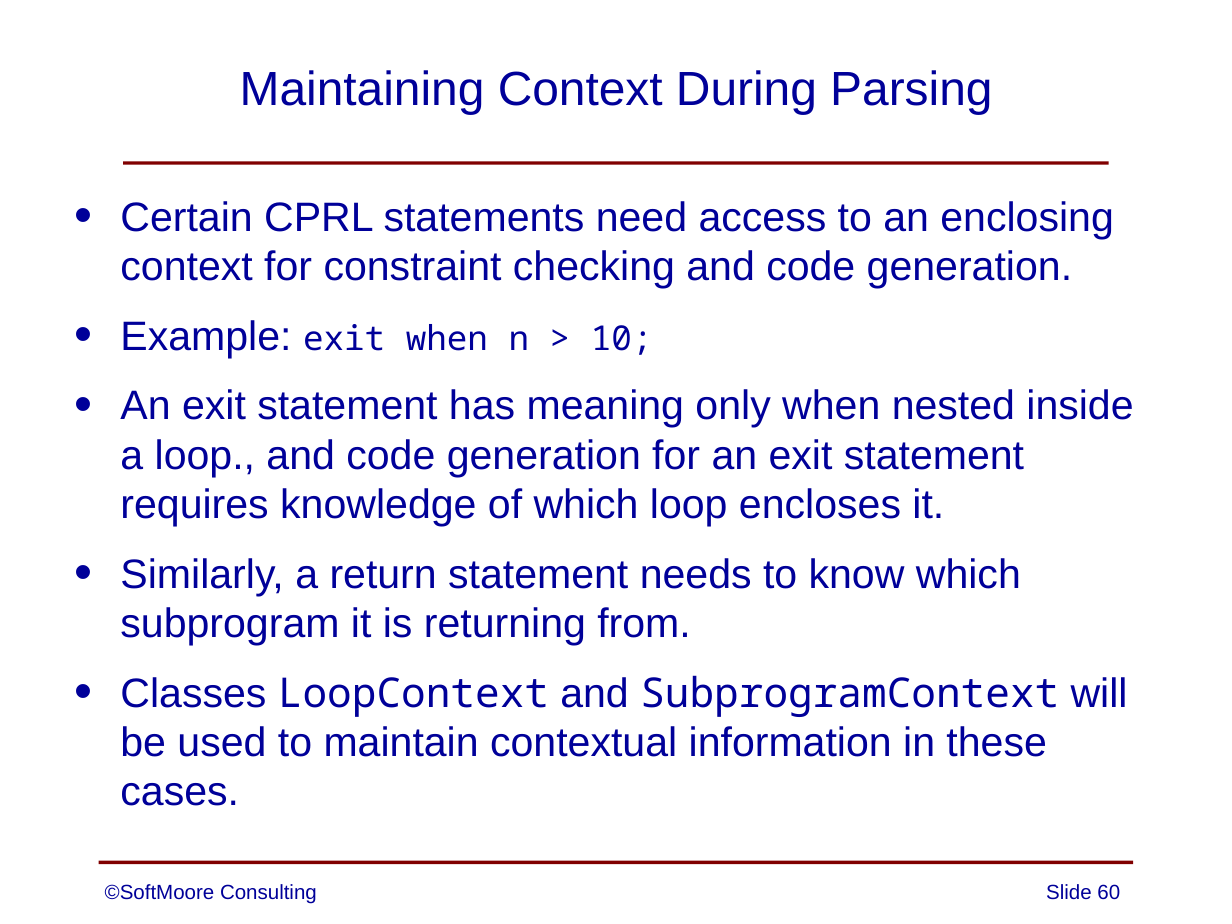
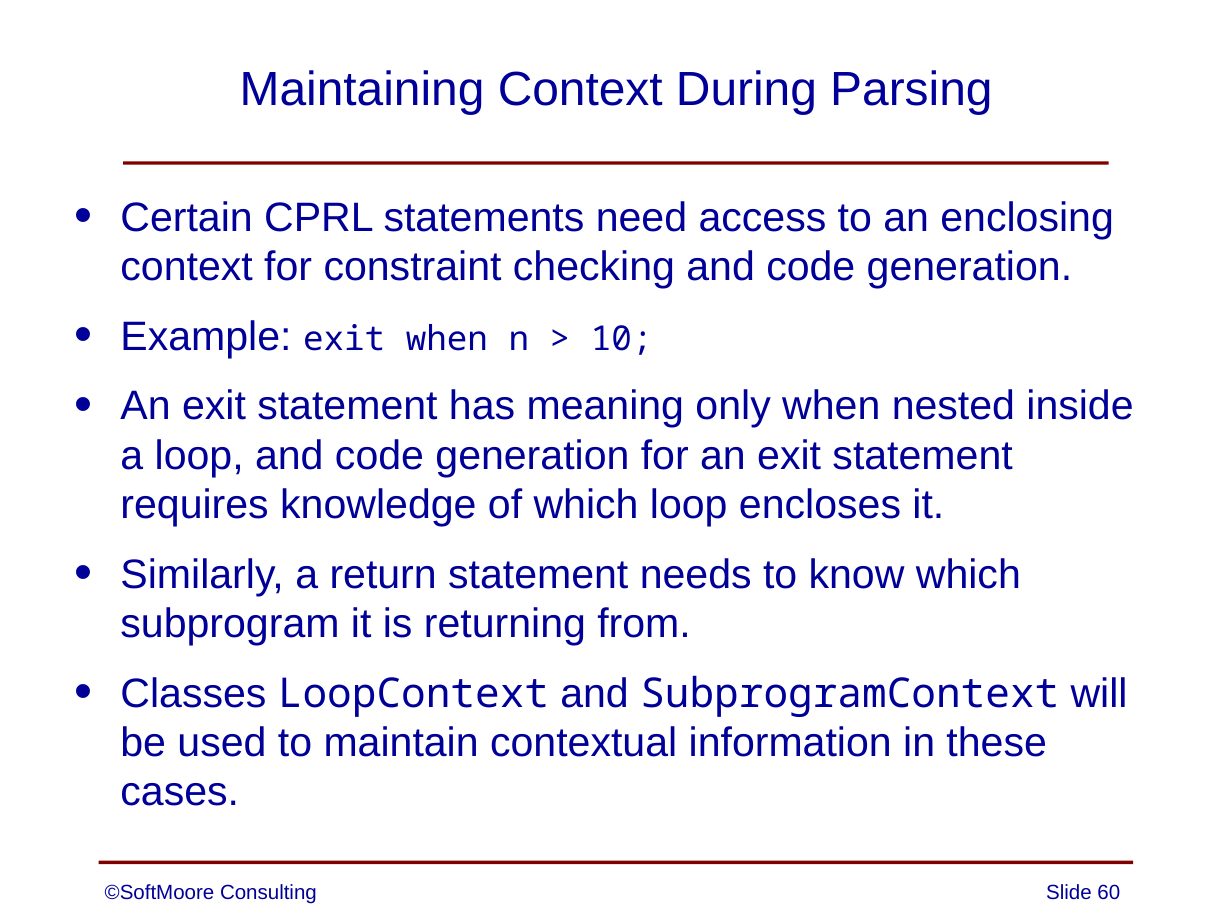
Before and after one commit to SoftMoore/CPRL-Java-3rd, a slide deck: slide 60 of PowerPoints/08 - Abstract Syntax Trees.pptx. Drawn at 1232x924 pixels with LibreOffice and Linux fonts; fonts in the diff are those of the drawing. Boxes give left, top, right and bottom in pixels: in the first picture for what was removed or moved away, otherwise in the second. Text is boxed around its words. In the diff, an @@ line names an element or a change of style, - is before the commit and + after.

Commit message:
minor correction to one slide

```diff
--- a/PowerPoints/08 - Abstract Syntax Trees.pptx
+++ b/PowerPoints/08 - Abstract Syntax Trees.pptx
@@ text at [120,389,1133,526]: text changed @@
-• An exit statement has meaning only when nested inside a loop., and code generation for an exit statement requires knowledge of which loop encloses it.
+• An exit statement has meaning only when nested inside a loop, and code generation for an exit statement requires knowledge of which loop encloses it.
```
